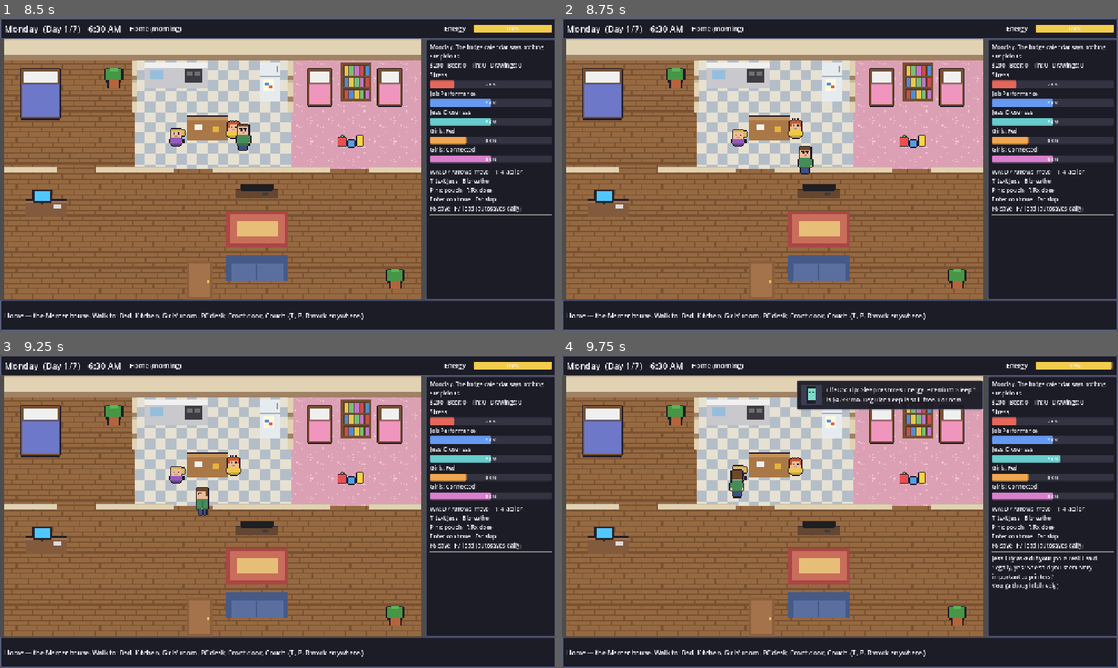
Above: before the commit, frames 1-4 (two rows, left to right).
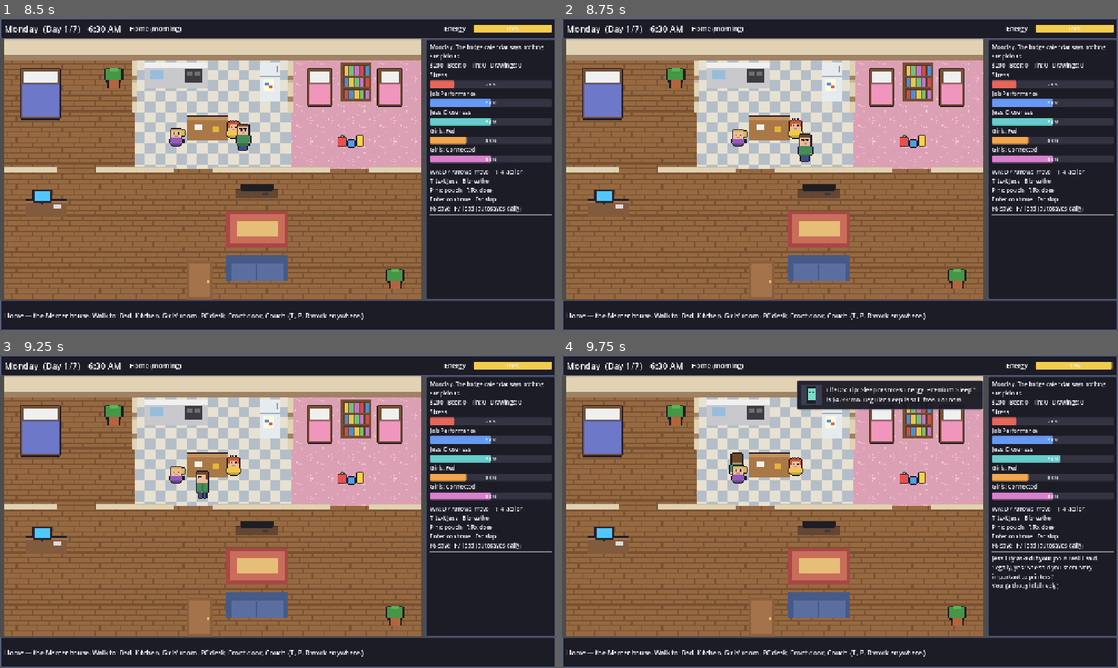
Above: after the commit, the same moments.

Repository: MartyMansion/uptime
Game: Godot game, scene res://scenes/main.tscn
Two runs of this game, one before a commit and one after it. Both use one fixed random seed, a clock stepped at 60 frames per second and the inputs below.
Inputs:
- Up to frame 1 (8.5 s): tap Enter at 0.5, 0.6, 5, 8.1 s; hold D 0.53-1.28 s; tap Space at 0.77, 1.52, 2, 3.02, 3.77, 4.52, 5.75, 6.02, 6.77, 7.52 s; hold S 1.28-2.03 s; tap Keypad Enter at 1.35 s; hold D 2.03-2.78 s; tap T at 2.1 s; hold W 2.78-3.53 s; tap P at 2.85 s; hold A 3.53-5.03 s; tap R at 3.6 s; tap B at 4.35 s; hold S 5.03-5.78 s; tap 1 at 5.1 s; hold D 5.78-6.53 s; tap 2 at 5.85 s; hold W 6.53-7.28 s; tap 3 at 6.6 s; hold D 7.28-8.03 s; tap 4 at 7.35 s; hold S from 8.03 s (still down)
- Up to frame 2 (8.75 s): keep holding S
- Up to frame 3 (9.25 s): release S at 8.78 s; hold A from 8.78 s (still down); tap Keypad Enter at 8.85 s; tap Space at 9.02 s
- Up to frame 4 (9.75 s): release A at 9.53 s; hold W from 9.53 s (still down); tap T at 9.6 s

Frame 1 is identical in both runs. In frame 2, 0.3% of the frame differs, in the area x 42-46%, y 36-50%; in frame 3, 0.3%, in the area x 35-38%, y 36-52%; in frame 4, 0.3%.

Commit message:
Refinement 5: furniture collision with reachability tests

Diff:
--- a/scripts/location.gd
+++ b/scripts/location.gd
@@ -12,6 +12,7 @@
 var spots := {}                           # name -> Vector2 (feet positions)
 var actors := {}                          # name -> Actor
 var highlight := ""
+var solids: Array[Rect2] = []             # furniture/walls Dan can't walk through (feet)
 var _hl: Node2D
 
 func _ready() -> void:
@@ -46,6 +47,8 @@
 	s.texture_repeat = CanvasItem.TEXTURE_REPEAT_ENABLED
 	s.position = r.position
 	s.z_index = z
+	if z == -9:   # interior walls are solid
+		solids.append(r.grow_individual(0, 2, 0, 0))
 	add_child(s)
 	return s
 
@@ -60,6 +63,9 @@
 	s.position = pos + Vector2(0, h)
 	if flat:
 		s.z_index = -5
+	elif not (n in ["door", "office_sign", "gas_sign", "plant_small"]):
+		var w := s.texture.get_width()
+		solids.append(Rect2(pos.x + 1, pos.y + h * 0.45, w - 2, h * 0.55 - 1))
 	add_child(s)
 	return s
 
@@ -97,3 +103,25 @@
 				bd = d
 				best = id
 	return best
+
+## True if Dan's feet can't stand at p.
+func blocked(p: Vector2) -> bool:
+	for r in solids:
+		if r.has_point(p):
+			return true
+	return false
+
+## Flood-fills walkable space from a point (step px). Used by tests/bot.
+func reachable(from: Vector2, step := 2.0) -> Array[Vector2]:
+	var seen := {}
+	var out: Array[Vector2] = []
+	var q: Array[Vector2] = [from.snapped(Vector2(step, step))]
+	while not q.is_empty():
+		var c: Vector2 = q.pop_back()
+		if seen.has(c) or not bounds.has_point(c) or blocked(c):
+			continue
+		seen[c] = true
+		out.append(c)
+		for d in [Vector2(step, 0), Vector2(-step, 0), Vector2(0, step), Vector2(0, -step)]:
+			q.append(c + d)
+	return out
--- a/scripts/main.gd
+++ b/scripts/main.gd
@@ -377,7 +377,13 @@
 	dan.walk(dir)
 	if dir != Vector2.ZERO:
 		var b := loc.bounds
-		dan.position = (dan.position + dir.normalized() * SPEED * delta).clamp(b.position, b.end)
+		var step := dir.normalized() * SPEED * delta
+		var stuck := loc.blocked(dan.position)   # never trap Dan if a cutscene left him inside furniture
+		for cand in [dan.position + step, dan.position + Vector2(step.x, 0), dan.position + Vector2(0, step.y)]:
+			var np: Vector2 = cand.clamp(b.position, b.end)
+			if stuck or not loc.blocked(np):
+				dan.position = np
+				break
 	var s := loc.station_at(dan.position)
 	if s != near_station:
 		near_station = s
--- a/tests/run_tests.gd
+++ b/tests/run_tests.gd
@@ -176,6 +176,13 @@
 			for aid in main.loc.stations[sid]["actions"]:
 				ok = ok and gs.ACTIONS.has(aid)
 		check(ok and main.loc.spots.has("entry"), "location %s loads with valid stations" % n)
+		var walk: Array[Vector2] = main.loc.reachable(main.loc.spot("entry"))
+		var unreachable: Array = []
+		for sid in main.loc.stations:
+			var r: Rect2 = main.loc.stations[sid]["rect"]
+			if not walk.any(func(p): return main.loc.station_at(p) == sid):
+				unreachable.append(sid)
+		check(walk.size() > 100 and unreachable.is_empty(), "%s: furniture collision, every station reachable %s" % [n, unreachable])
 	main.sync_location()
 	main.perform("leave_for_work")
 	check(main.cs_id == "dropoff", "leaving for work plays the drop-off cutscene")
Not shown, changed: DEVLOG.md
